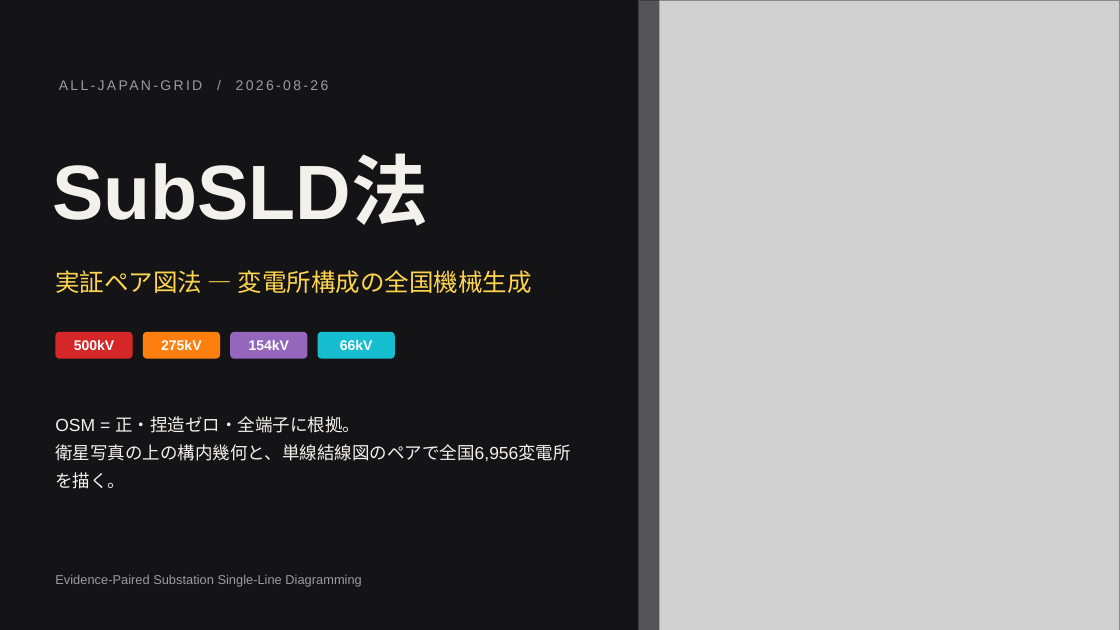
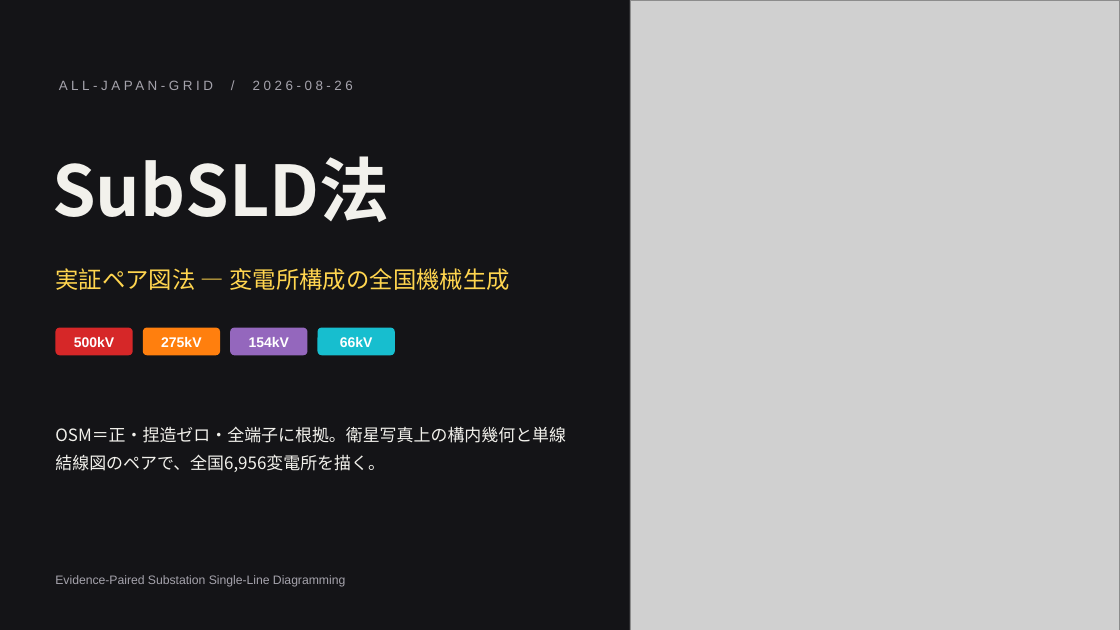
Before and after one commit to lutelute/All-Japan-Grid, a slide deck: slide 1 of docs/slides/subsld/SubSLD法_実証ペア図法.pptx. Drawn at 1120x630 pixels with LibreOffice and Linux fonts; fonts in the diff are those of the drawing; grey boxes stand for pictures. Boxes give left, top, right and bottom in pixels: in the first picture for what was removed or moved away, otherwise in the second. Text is boxed around its words. In the diff, an @@ line names an element or a change of style, - is before the commit and + after.

```diff
--- a/docs/slides/subsld/SubSLD法_実証ペア図法.pptx
+++ b/docs/slides/subsld/SubSLD法_実証ペア図法.pptx
@@ rectangle removed at bbox=[618, 0, 660, 630] @@
@@ picture: place and size @@
-picture at bbox=[639, 0, 1120, 630]
+picture at bbox=[630, 0, 1120, 630]
@@ text "ALL-JAPAN-GRID / 2026-08-26" at bbox=[253, 80, 353, 90]: size 12 to 11.5 pt, text colour #9C9AA3 to #A5A3AC, letter spacing 2 to 3 pt @@
@@ text "SubSLD法" at bbox=[52, 156, 389, 222]: size 66 to 60 pt, font Arial to Noto Sans CJK JP @@
@@ text "実証ペア図法 — 変電所構成の全国機械生成" at bbox=[55, 268, 509, 290]: size 21 to 20 pt, font Arial to Noto Sans CJK JP @@
@@ 4 rounded rectangles: place and size @@
-4 rounded rectangles at bbox=[55, 332, 395, 359]
+4 rounded rectangles at bbox=[55, 328, 395, 355]
@@ proportions changed in 4 elements at bbox=[55, 328, 133, 355], bbox=[143, 328, 220, 355], bbox=[230, 328, 308, 355], bbox=[318, 328, 395, 355] @@
@@ text at bbox=[55, 426, 566, 472]: text changed; size 15 to 14.5 pt; font Arial to Noto Sans CJK JP @@
-OSM = 正・捏造ゼロ・全端子に根拠。
-衛星写真の上の構内幾何と、単線結線図のペアで全国6,956変電所を描く。
+OSM＝正・捏造ゼロ・全端子に根拠。衛星写真上の構内幾何と単線結線図のペアで、全国6,956変電所を描く。
@@ text "Evidence-Paired Substation Single-Line Diagramming" at bbox=[55, 575, 345, 587]: size 11 to 10.5 pt, text colour #9C9AA3 to #A5A3AC @@
```
Also in this commit, not shown: 6 other slides changed, 3 slides added, 3 slides removed, 7 other files.
